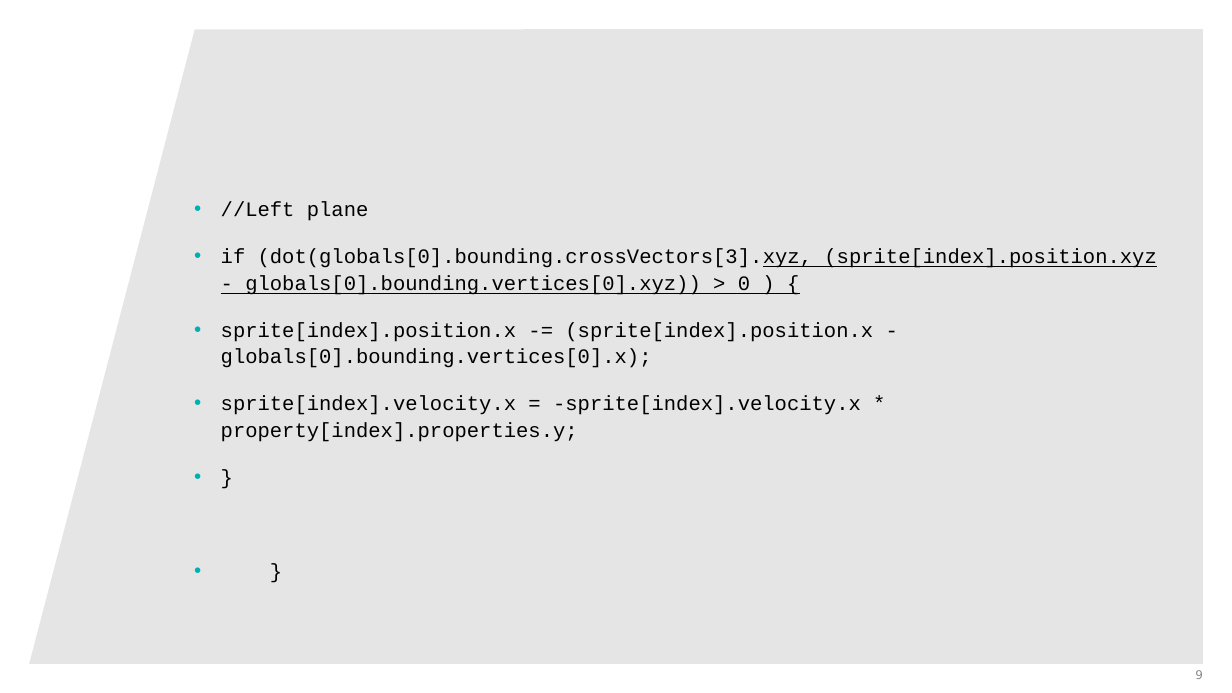
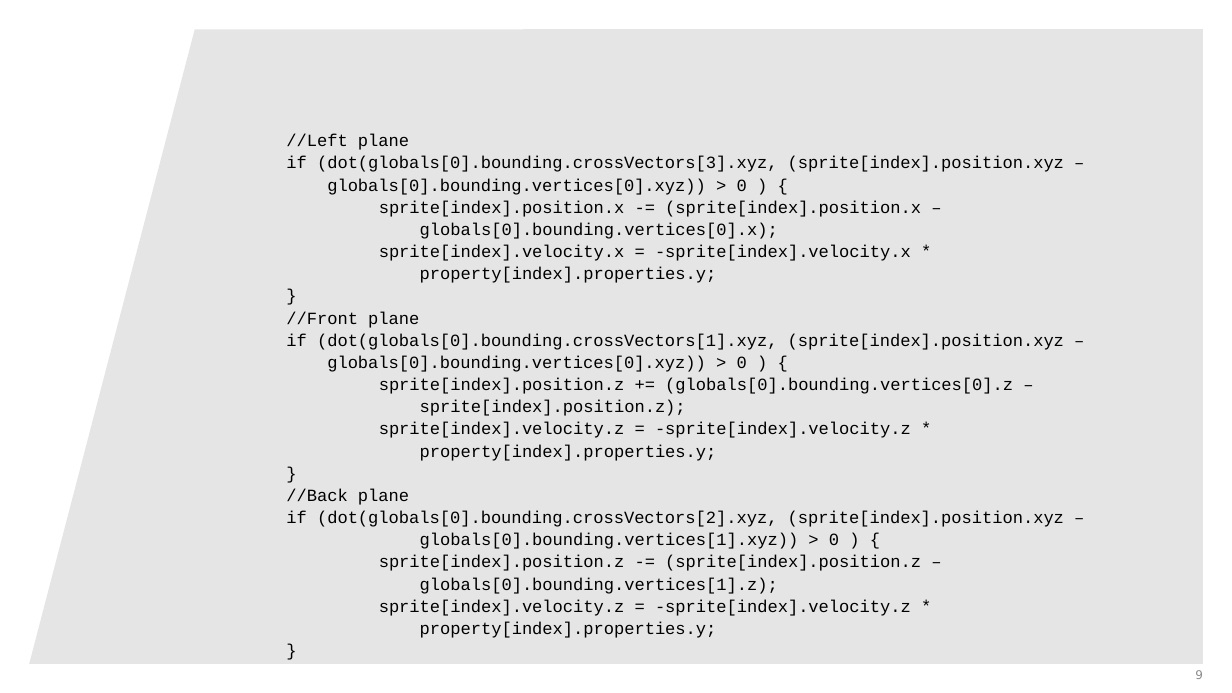
Before and after one commit to rsahlin/computer-graphics-presentations, a slide deck: slide 9 of Parallel computing with OpenCL.pptx. Drawn at 1232x693 pixels with LibreOffice and Linux fonts; fonts in the diff are those of the drawing; background and template pictures are left out. Boxes give left, top, right and bottom in pixels: in the first picture for what was removed or moved away, otherwise in the second. Text is boxed around its words. In the diff, an @@ line names an element or a change of style, - is before the commit and + after.

```diff
--- a/Parallel computing with OpenCL.pptx
+++ b/Parallel computing with OpenCL.pptx
@@ text at (286,134,1064,638): text changed; size 12 to 10 pt @@
-• //Left plane
-• if (dot(globals[0].bounding.crossVectors[3].xyz, (sprite[index].position.xyz - globals[0].bounding.vertices[0].xyz)) > 0 ) {
-• sprite[index].position.x -= (sprite[index].position.x - globals[0].bounding.vertices[0].x);
-• sprite[index].velocity.x = -sprite[index].velocity.x * property[index].properties.y;
-• }
-• }
+//Left plane
+if (dot(globals[0].bounding.crossVectors[3].xyz, (sprite[index].position.xyz –
+globals[0].bounding.vertices[0].xyz)) > 0 ) {
+sprite[index].position.x -= (sprite[index].position.x –
+globals[0].bounding.vertices[0].x);
+sprite[index].velocity.x = -sprite[index].velocity.x *
+property[index].properties.y;
+}
+//Front plane
+if (dot(globals[0].bounding.crossVectors[1].xyz, (sprite[index].position.xyz –
+globals[0].bounding.vertices[0].xyz)) > 0 ) {
+sprite[index].position.z += (globals[0].bounding.vertices[0].z –
+sprite[index].position.z);
+sprite[index].velocity.z = -sprite[index].velocity.z *
+property[index].properties.y;
+}
+//Back plane
+if (dot(globals[0].bounding.crossVectors[2].xyz, (sprite[index].position.xyz –
+globals[0].bounding.vertices[1].xyz)) > 0 ) {
+sprite[index].position.z -= (sprite[index].position.z –
+globals[0].bounding.vertices[1].z);
+sprite[index].velocity.z = -sprite[index].velocity.z *
+property[index].properties.y;
+}
```
Also in this commit, not shown: 2 other slides changed, 2 slides added, 1 slide removed.
